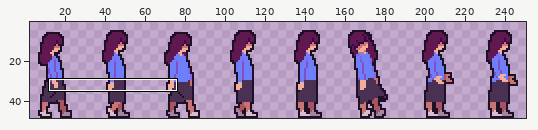
Sprite sheet -- LucyGamejam/data/PlayerSpriteSheet.png. The first picture is a wide view before the edit; the outline marks the close-up.
Close-up. Before the commit:
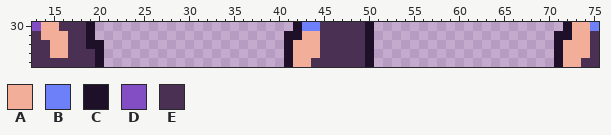
The file is 256x49 pixels. Shown: x 13..75, y 30..34. The wide view leaves out empty margins.
Palette (. is transparent): A #f2ae99  B #6d80fa  C #1f102a  D #834dc4  E #4a3052
Pixels before, first column x 13:
30 DAAEEEC......................CBBEEEEEC.....................CAAB
31 EAAAEEC.....................CCAAEEEEEC....................CCAAE
32 EEAAEECC....................CAAAEEEEEC....................CAAAE
33 EEAAEEEC....................CAAAEEEEEC....................CAAAE
34 EEEEEEEC....................CAAEEEEEEC....................CAAEE
And afterwards:
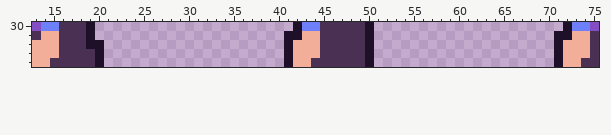
Commit message: Update Player and School Inside Sprites
What changed:
Changed rows in their new state; - is an unchanged pixel.
first column x 13:
30 -BB---------------------------------------------------------BBD
31 ---E-----------------------------------------------------------
32 AA-E-----------------------------------------------------------
33 AA-E-----------------------------------------------------------
34 AA-------------------------------------------------------------
